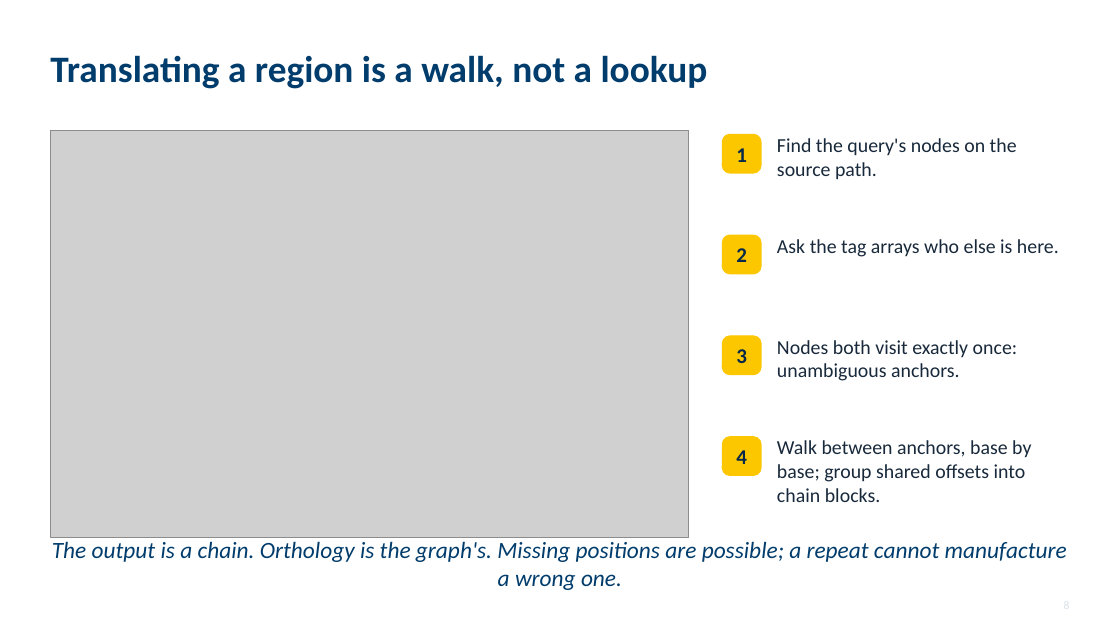
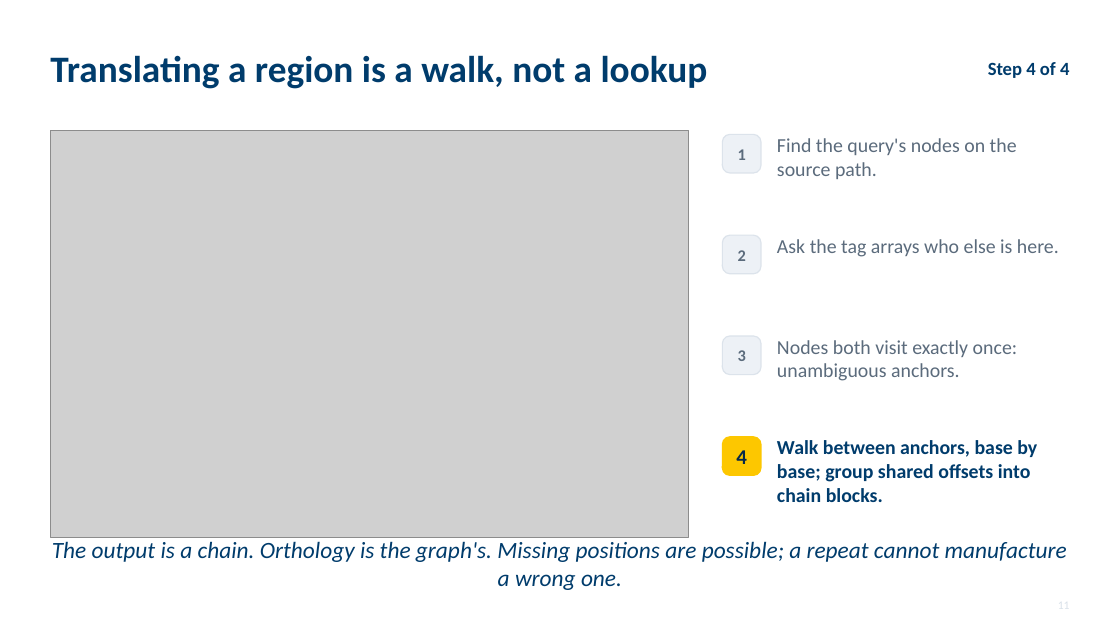
Before and after one commit to parsaeskandar/hprc_2026_poster, a slide deck: slide 11 of talk/HPRC2026_talk.pptx (slide 8 before the commit). Drawn at 1120x630 pixels with LibreOffice and Linux fonts; fonts in the diff are those of the drawing; grey boxes stand for pictures. Boxes give left, top, right and bottom in pixels: in the first picture for what was removed or moved away, otherwise in the second. Text is boxed around its words. In the diff, an @@ line names an element or a change of style, - is before the commit and + after.

Commit message:
Talk: translation slide split into four build steps

```diff
--- a/talk/HPRC2026_talk.pptx
+++ b/talk/HPRC2026_talk.pptx
@@ text added at box(988, 62, 1069, 78), 16 pt, text #003C6C, bold @@
+Step 4 of 4
@@ size 18 to 14 pt, text colour #06294A to #5B6B7C in 3 elements at box(738, 149, 746, 160), box(738, 250, 746, 261), box(738, 350, 746, 361) @@
@@ fill #FDC700 to #EDF1F6; outline #FDC700 1 pt to #DCE3EB 1 pt in 3 elements at box(723, 134, 761, 173), box(723, 235, 761, 274), box(723, 336, 761, 375) @@
@@ text colour #18293B to #5B6B7C in 3 elements at box(777, 138, 1017, 179), box(777, 239, 1059, 257), box(777, 340, 1017, 381) @@
@@ text "Walk between anchors, base by ..." at box(777, 440, 1037, 502): text colour #18293B to #003C6C, bold on @@
```
Also in this commit, not shown: 14 other slides changed, 3 slides added, 3 other files.
